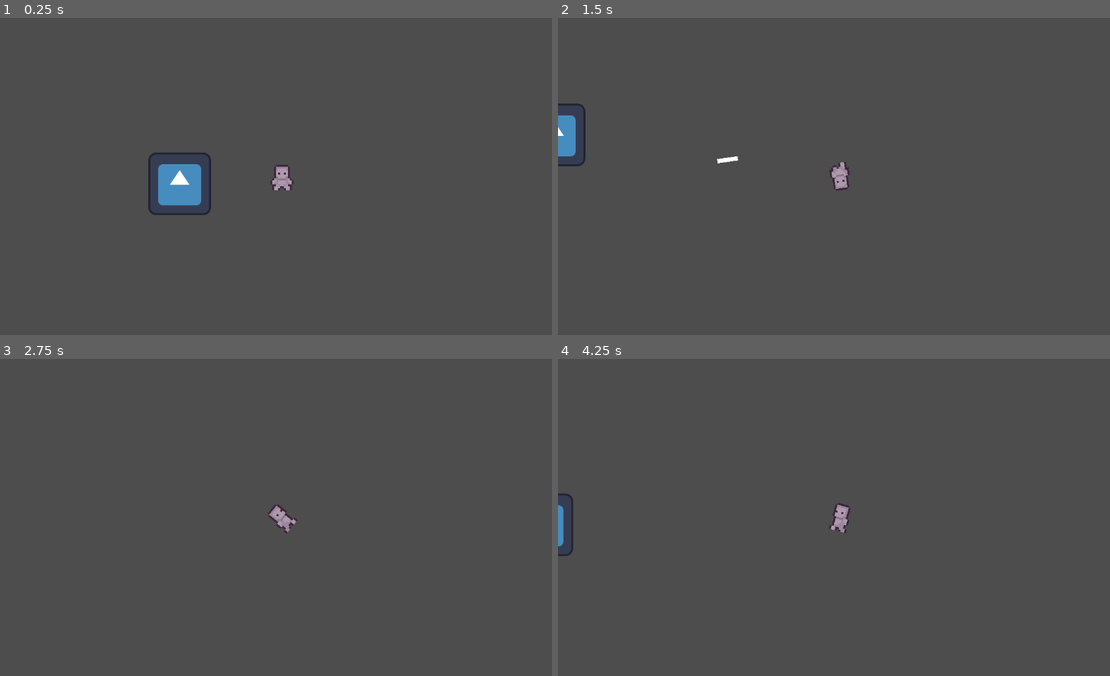
Above: before the commit, frames 1-4 (two rows, left to right).
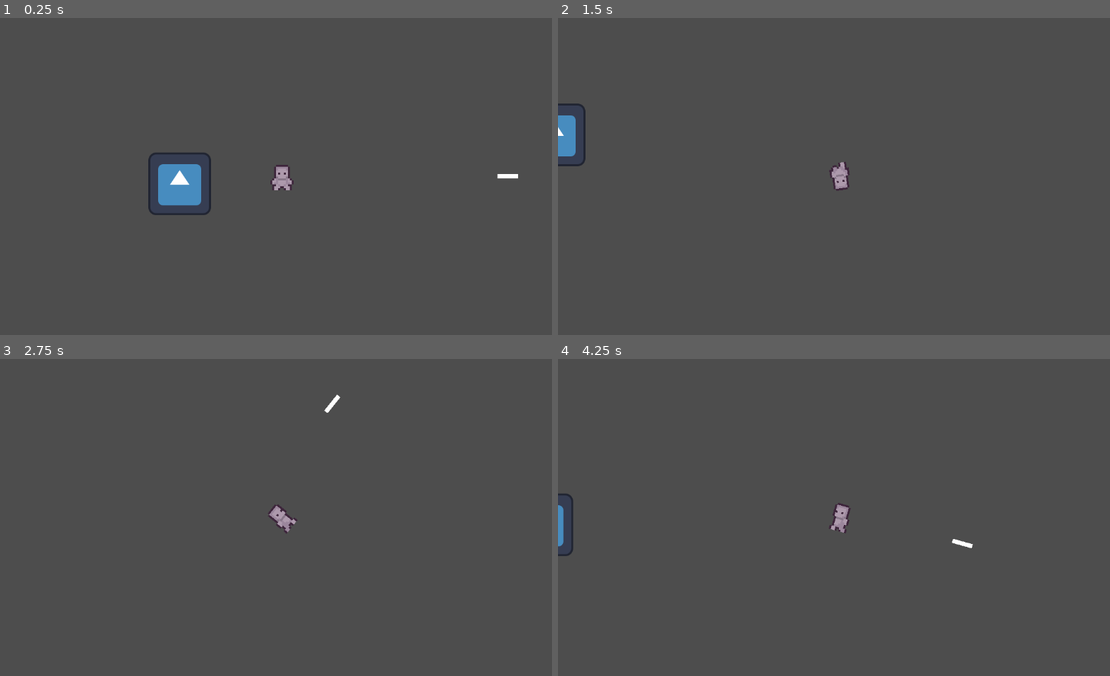
Above: after the commit, the same moments.

Repository: Ron-Sungcang/GameJam-2-2026
Game: Godot game, scene res://scenes/main.tscn
Two runs of this game, one before a commit and one after it. Both use one fixed random seed, a clock stepped at 60 frames per second and the inputs below. The engine's default icon, where the game draws it, is replaced by a stand-in: a white triangle on a blue panel in a dark square.
Inputs (mouse positions are in pixels of both pictures, inside the frame that each line leads up to):
- Up to frame 1 (0.25 s): no input
- Up to frame 2 (1.5 s): move the mouse to (966, 160) at 0.52 s; hold D (right) 0.53-1.28 s; tap Space (fire) at 0.6, 1.35 s; move the mouse to (729, 192) at 1.27 s; hold S (down) from 1.28 s (still down)
- Up to frame 3 (2.75 s): move the mouse to (336, 447) at 2.02 s; release S (down) at 2.03 s; hold D (right) from 2.03 s (still down); tap Space (fire) at 2.1 s
- Up to frame 4 (4.25 s): move the mouse to (811, 580) at 2.77 s; release D (right) at 2.78 s; hold W (up) 2.78-3.53 s; tap Space (fire) at 2.85, 3.6 s; move the mouse to (1010, 565) at 3.52 s; hold A (left) from 3.53 s (still down)

The runs differ from the first frame. In frame 1, less than 0.1% of the frame differs, in the area x 90-94%, y 49-51%; in frame 2, less than 0.1%; in frame 3, less than 0.1%; in frame 4, less than 0.1%.

Commit message:
Added a different firing method so it's automatic

Diff:
--- a/scenes/feet_1.tscn
+++ b/scenes/feet_1.tscn
@@ -1,3 +1,11 @@
 [gd_scene format=3 uid="uid://drd3rl0dorwff"]
 
 [node name="feet1" type="CharacterBody2D"]
+
+[node name="AnimatedSprite2D" type="AnimatedSprite2D" parent="."]
+
+[node name="CollisionShape2D" type="CollisionShape2D" parent="."]
+
+[node name="Area2D" type="Area2D" parent="."]
+
+[node name="CollisionShape2D" type="CollisionShape2D" parent="Area2D"]
--- a/scripts/player/player.gd
+++ b/scripts/player/player.gd
@@ -2,12 +2,20 @@
 
 
 const SPEED = 500.0
+const FIRE_RATE = 0.5
+
 @onready var animated_sprite_2d: AnimatedSprite2D = $AnimatedSprite2D
 var bullet_speed = 2000
 var bullet = preload("res://scenes/bullet.tscn")
+var fire_timer = 0.0
 
 func _physics_process(delta: float) -> void:
 	process_movement()
+	fire_timer -= delta
+	if fire_timer <= 0:
+		fire()
+		fire_timer = FIRE_RATE
+
 	move_and_slide()
 
 func process_movement() -> void:
@@ -19,9 +27,6 @@
 	look_at(get_global_mouse_position())
 
 	play_animation(direction)
-
-	if Input.is_action_just_pressed("fire"):
-		fire()
 
 
 func play_animation(dir: Vector2) -> void:
